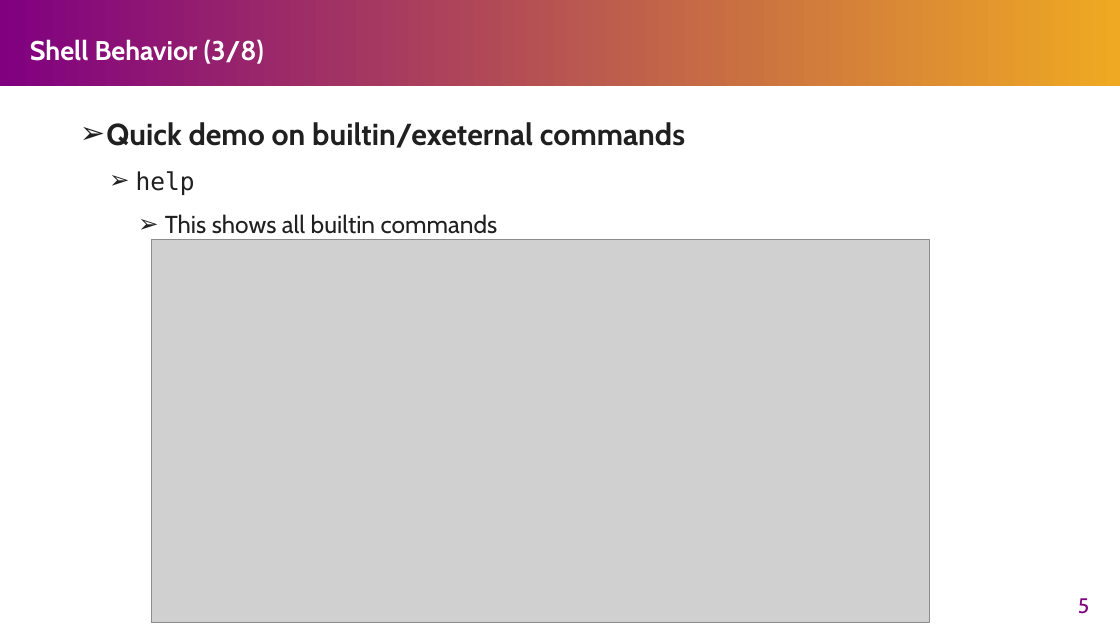
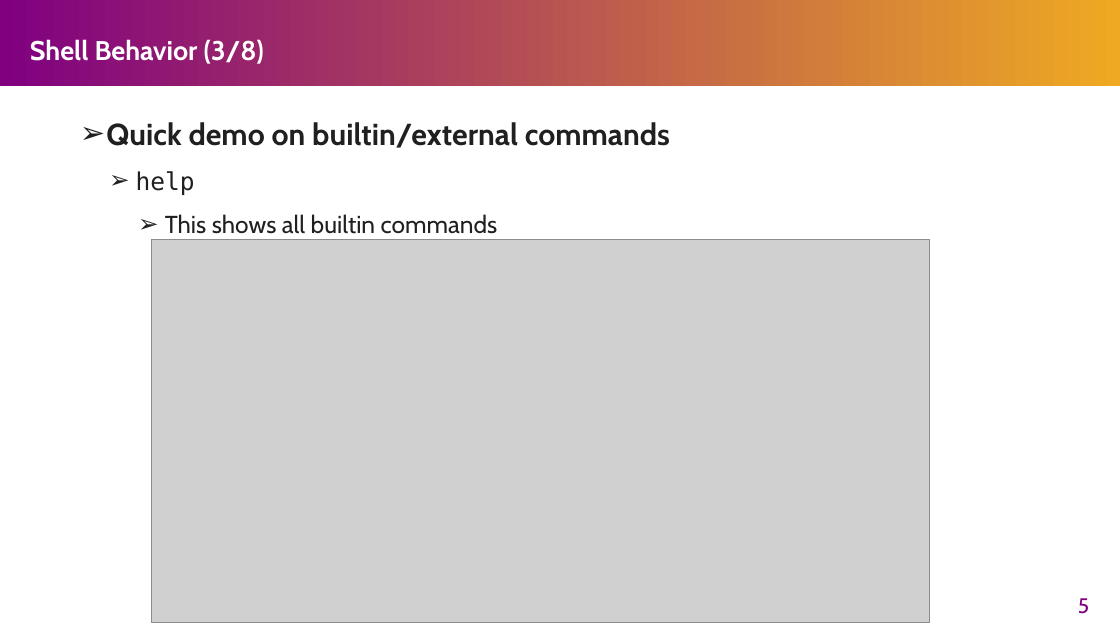
Before and after one commit to henryhxu/CSCI3150, a slide deck: slide 5 of tutorial/T02/tut02.pptx. Drawn at 1120x630 pixels with LibreOffice and Linux fonts; fonts in the diff are those of the drawing; grey boxes stand for pictures. Boxes give left, top, right and bottom in pixels: in the first picture for what was removed or moved away, otherwise in the second. Text is boxed around its words. In the diff, an @@ line names an element or a change of style, - is before the commit and + after.

```diff
--- a/tutorial/T02/tut02.pptx
+++ b/tutorial/T02/tut02.pptx
@@ text at (106, 122, 670, 148): text changed @@
-➢ Quick demo on builtin/exeternal commands
+➢ Quick demo on builtin/external commands
```
Also in this commit, not shown: 2 other slides changed, 8 other files.
